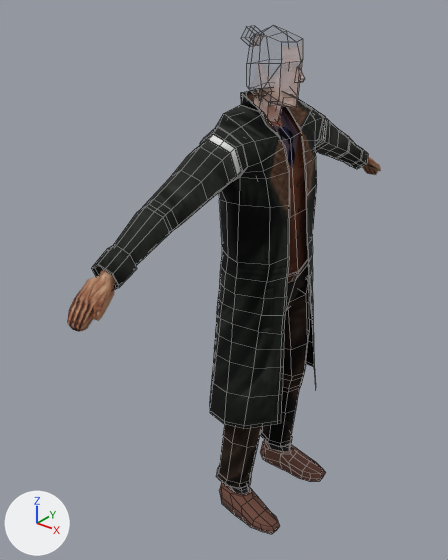
The FBX model Assets/AssetPacks/1_CHARACTER/Tristan/TristanModeBaseFinal.fbx, before and after one commit.
One viewpoint serves both versions: a 50 mm camera at (6.15, -9.25, 10.88) aimed at (-0.94, -0.38, 5.39). Lighting does not change. The marker at lower left points along +X, +Y and +Z. Mesh edges are drawn as thin lines on the coarser meshes.

The scene before the commit, as lines of its bpy script (objects in view):
```python
me_cube_002 = bpy.data.meshes.new('Cube.002')
me_cube_002.from_pydata(...)  # 140 vertices, 136 faces; spans x -0.54..0.06, y -4.65..4.66, z 6.4..7.32
me_cube_002.materials.append(mat_matmão)  # picture img_face_png
me_cube_003 = bpy.data.meshes.new('Cube.003')
me_cube_003.from_pydata(...)  # 50 vertices, 36 faces; spans x -0.84..0.53, y -1.18..1.13, z 4.86..8.84
# faces by material slot: [28, 4, 4]
me_cube_003.materials.append(mat_matcamiseta)  # picture img_txtcamiseta_png
me_cube_003.materials.append(mat_matjeans)  # picture img_pants_png
me_cube_003.materials.append(mat_matcinto)  # picture img_txtcinto_png
me_cube_005 = bpy.data.meshes.new('Cube.005')
me_cube_005.from_pydata(...)  # 178 vertices, 176 faces; spans x -0.82..0.48, y -1.08..1.3, z 0.66..5.41
me_cube_005.materials.append(mat_matjeans)  # picture img_pants_png
me_cube_011 = bpy.data.meshes.new('Cube.011')
me_cube_011.from_pydata(...)  # 66 vertices, 56 faces; spans x -0.77..0.48, y -0.48..0.44, z 8.58..10.18
me_cube_011.materials.append(mat_mathead)
# before: 34 (0.34, 0.05, 9.32) at pixel (299, 81), 35 (0.35, 0.01, 9.57) at pixel (299, 66), 36 (0.41, 0.05, 9.34) at pixel (302, 81), 37 (0.45, 0.03, 9.38) at pixel (304, 78), 38 (0.36, -0.02, 9.31) at pixel (298, 82)
# before: 39 (0.37, -0.02, 9.56) at pixel (299, 67), 40 (0.46, -0.02, 9.34) at pixel (303, 81), 41 (0.48, -0.02, 9.38) at pixel (304, 79), 62 (0.34, -0.09, 9.32) at pixel (294, 82), 63 (0.35, -0.05, 9.57) at pixel (297, 66)
# before: 64 (0.42, -0.1, 9.34) at pixel (298, 81), 65 (0.45, -0.08, 9.38) at pixel (300, 79)
ob_cabeça = bpy.data.objects.new('Cabeça', me_cube_011)
ob_cabeça.location = (0.0, 0.0, 0.0)
ob_camiseta = bpy.data.objects.new('Camiseta', me_cube_003)
ob_camiseta.location = (0.0, 0.0, 0.0)
ob_coxa = bpy.data.objects.new('Coxa', me_cube_005)
ob_coxa.location = (0.0, 0.0, 0.0)
ob_mão = bpy.data.objects.new('Mão', me_cube_002)
ob_mão.location = (0.0, 0.0, 0.0)
# also in view: 'Sapatos' at (0.1, 0.12, 0.41); 'Sobretudo' at (-0.32, -0.01, 5.81)
```
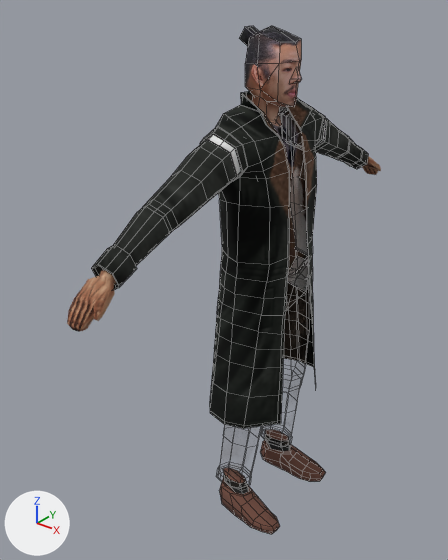
Commit message: Tristan finished

Location of each change, [x1, y1, x2, y2] in pixels of the pictures (448 x 560 px; the box of a moved part takes in the faces that stretch with it):
'Coxa', surface changed, recoloured
    both: [216, 279, 309, 489]
'Cabeça', reshaped
    before: [250, 34, 305, 122]
    after: [239, 26, 301, 124]
'Camiseta', surface changed, recoloured
    both: [266, 106, 309, 310]
part 1 of me_cube_003, recoloured
    before: [266, 106, 308, 277]
    after: [268, 107, 309, 291]
part 2 of me_cube_003, recoloured
    before: [286, 264, 309, 310]
part 3 of me_cube_003, recoloured
    before: [288, 261, 308, 283]
part 4 of me_cube_011, moved or reshaped
    before: [250, 34, 264, 47]
    after: [239, 26, 259, 46]
part 5 of me_cube_011, rebuilt
    before: [253, 34, 303, 122]
    after: [245, 26, 301, 124]
part 6 of me_cube_011, added
    after: [290, 69, 301, 84]
part 7 of me_cube_011, deleted
    before: [295, 67, 305, 83]

The edits, one by one:
Picture 'pants.png' (img_pants_png) is now built by load_image('pants.png', 'TXT/pants.png', 128, 128, 'Non-Color') instead of load_image('pants.png', 'TXT/pants.png', 128, 128, 'sRGB').
Picture 'TXTCamiseta.png' (img_txtcamiseta_png) is now built by load_image('TXTCamiseta.png', 'TXT/TXTCamiseta.png', 434, 553, 'Non-Color') instead of load_image('TXTCamiseta.png', 'TXT/TXTCamiseta.png', 434, 553, 'sRGB').
Picture 'jonface3.png' (img_jonface3_png) is new.
Material 'MatHead.001' (mat_mathead_001) is new.
Its texture is img_jonface3_png.
Its roughness is 1.0.
Material 'MATcinto.002' (mat_matcinto_002) is new.
Uses the picture img_txtcinto_png.
Material 'MATJeans.002' (mat_matjeans_002) is new.
Uses the picture img_pants_png.
Material 'MATCamiseta.002' (mat_matcamiseta_002) is new.
Uses the picture img_txtcamiseta_png.
me_cube_011 is used by ob_cabeça; location (0.0, 0.0, 0.0).
Verts and faces of me_cube_011; kept vertices keep their numbers, new ones are numbered from 66.
me_cube_011 had 66 vertices, 56 faces and spanned x -0.77..0.48, y -0.48..0.44, z 8.58..10.18.
me_cube_011 no longer uses material mat_mathead.
me_cube_011 now has 68 vertices, 60 faces and spans x -0.8..0.42, y -0.48..0.44, z 8.58..10.18.
me_cube_011 part 4: the loose piece of 12 vertices spanning x -0.77..-0.45, y -0.14..0.1, z 9.84..10.15 is moved by (-0.04, 0.0, 0.0), in mat_mathead_001 (picture img_jonface3_png).
me_cube_011 part 5: the loose piece of 42 vertices spanning x -0.65..0.39, y -0.48..0.44, z 8.58..10.18 is rebuilt with 42 vertices and now spans x -0.67..0.36, y -0.48..0.44, z 8.58..10.18, in mat_mathead_001 (picture img_jonface3_png).
me_cube_011 part 6: a new loose piece of 14 vertices spanning x 0.26..0.42, y -0.14..0.09, z 9.29..9.56, in mat_mathead_001 (picture img_jonface3_png).
Part 7, on me_cube_011:
Vertices deleted: 34 to 41, 62 to 65 (with the faces that use them).
me_cube_011 part 8: the surface is now shaded smooth.
me_cube_011 now uses material mat_mathead_001 (picture img_jonface3_png).
me_cube_005 has 178 vertices, 176 faces and spans x -0.82..0.48, y -1.08..1.3, z 0.66..5.41.
me_cube_005 no longer uses material mat_matjeans (picture img_pants_png).
me_cube_005 now uses material mat_matjeans_002.
me_cube_003 has 50 vertices, 36 faces and spans x -0.84..0.53, y -1.18..1.13, z 4.86..8.84.
me_cube_003 is used by ob_camiseta; location (0.0, 0.0, 0.0).
me_cube_003 part 1: all 28 faces that had it switch from mat_matcamiseta (picture img_txtcamiseta_png) to mat_matcamiseta_002.
me_cube_003 part 2: all 4 faces that had it switch from mat_matjeans (picture img_pants_png) to mat_matjeans_002.
me_cube_003 part 3: all 4 faces that had it switch from mat_matcinto (picture img_txtcinto_png) to mat_matcinto_002.
